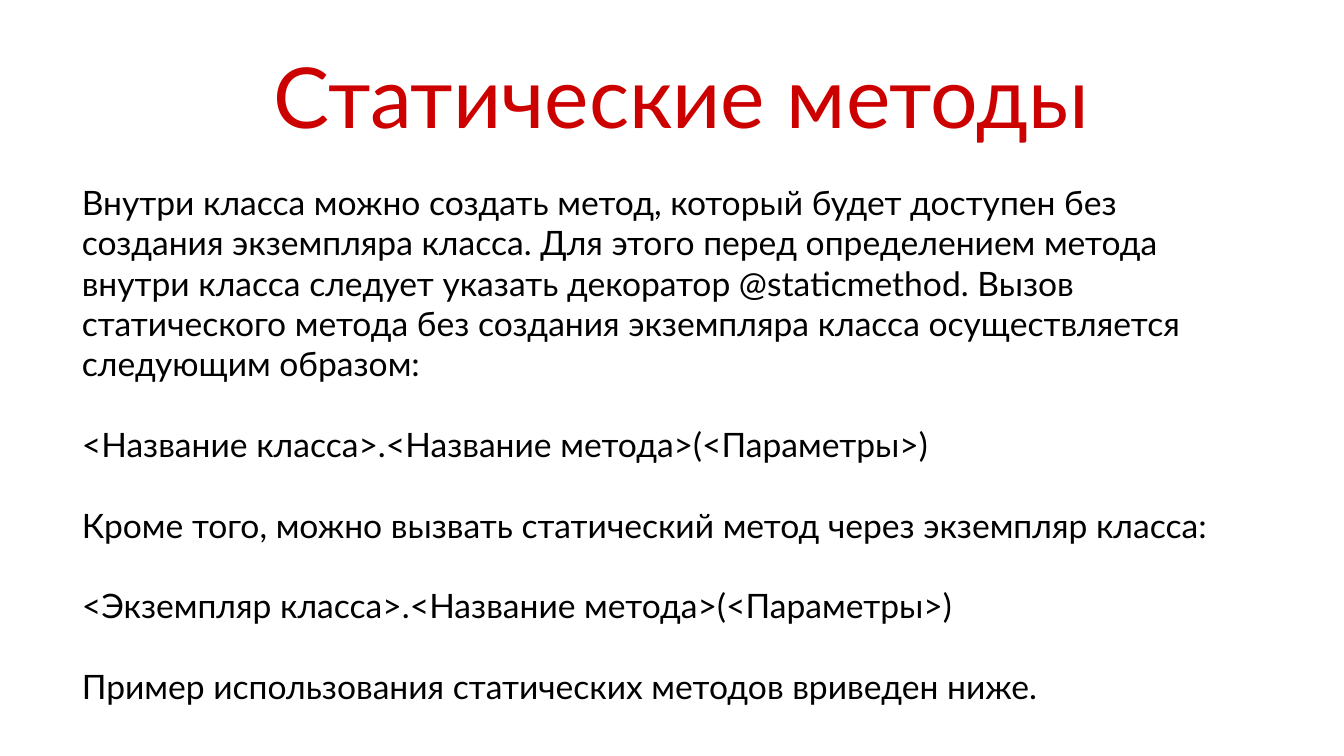
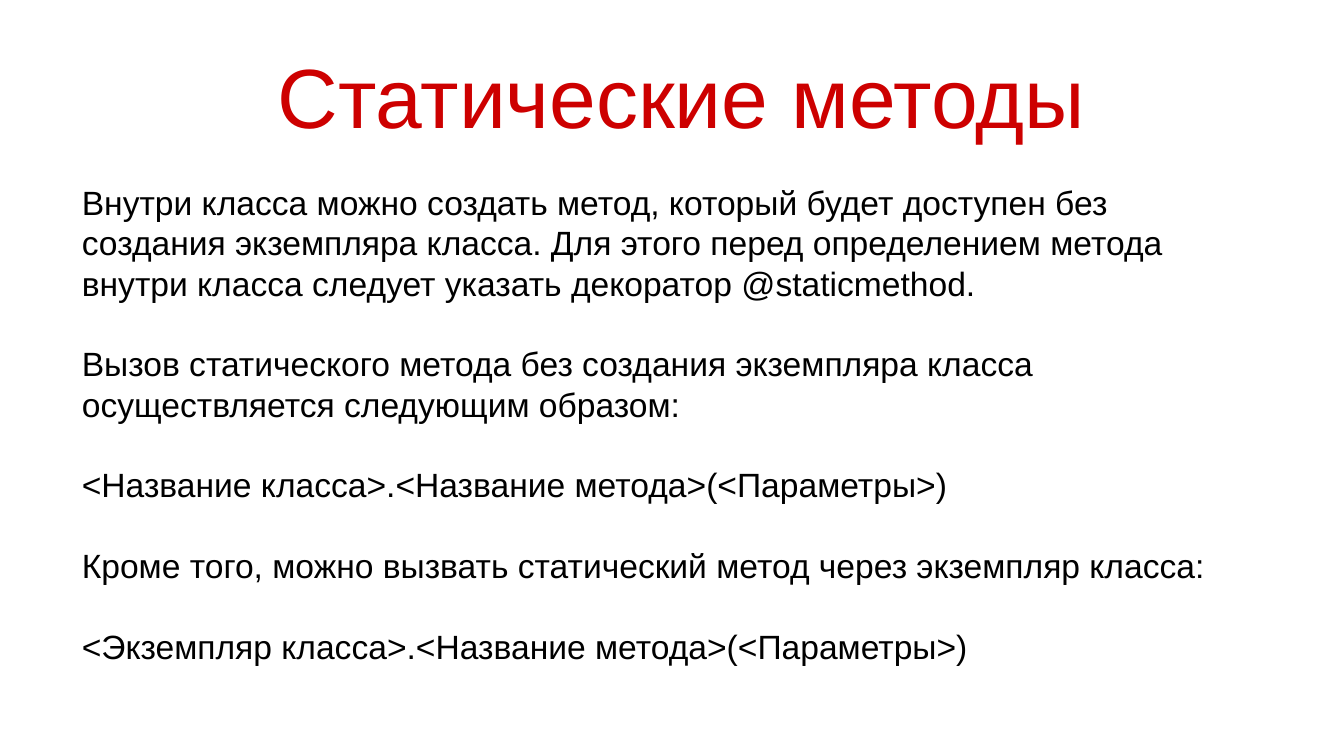
Before and after one commit to maxchv/LearnPython, a slide deck: slide 16 of week09/iteratorsgenerators.pptx (slide 15 before the commit). Drawn at 1344x756 pixels with LibreOffice and Linux fonts; fonts in the diff are those of the drawing. Boxes give left, top, right and bottom in pixels: in the first picture for what was removed or moved away, otherwise in the second. Text is boxed around its words. In the diff, an @@ line names an element or a change of style, - is before the commit and + after.

```diff
--- a/week09/iteratorsgenerators.pptx
+++ b/week09/iteratorsgenerators.pptx
@@ title "Статические методы" at <box>277,69,1085,143</box>: font Lato to Arial @@
@@ text at <box>82,190,1162,424</box>: text changed; font Lato to Arial @@
-Внутри класса можно создать метод, который будет доступен без создания экземпляра класса. Для этого перед определением метода внутри класса следует указать декоратор @staticmethod. Вызов статического метода без создания экземпляра класса осуществляется следующим образом:
+Внутри класса можно создать метод, который будет доступен без создания экземпляра класса. Для этого перед определением метода внутри класса следует указать декоратор @staticmethod.
+Вызов статического метода без создания экземпляра класса осуществляется следующим образом:
@@ text at <box>82,472,1204,666</box>: font Lato to Arial in "<Название класса>.<Название метода>(<Параметры>)", "Кроме того, можно вызвать статический метод через ...", "<Экземпляр класса>.<Название метода>(<Параметры>)" @@
@@ text at <box>82,675,1037,705</box>: paragraph removed @@
-Пример использования статических методов вриведен ниже.
```
Also in this commit, not shown: 13 other slides changed, 4 slides added, 1 slide removed, 2 other files.
